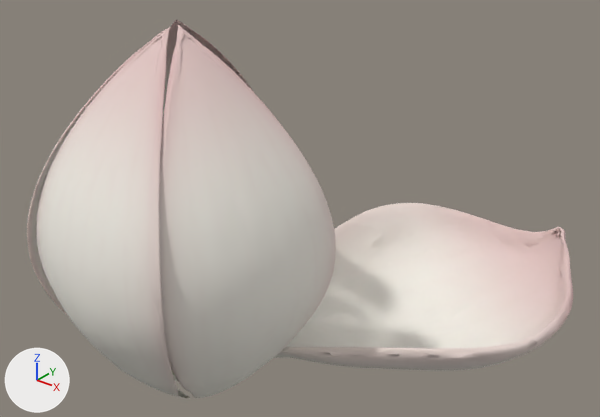
The glTF model public/models/soft-lotus-mobile.glb as it was, and as the next commit left it.
One viewpoint serves both versions: a 50 mm lens placed at (4.4, -4.08, 4.6), pointed at (0.52, 0.78, 1.59). Arrows for +X, +Y and +Z are at lower left; the lights stay in place. The older version comes first. Both versions are drawn at full value of the shape key 'Bloom' of 'Petal_contact'; the numbers are the values there. Vertices at exactly the same position are counted once.

The first picture shows 'Petal_about', 'Petal_contact', 'Petal_forme', 'Petal_perch', 'Petal_selvedge'.
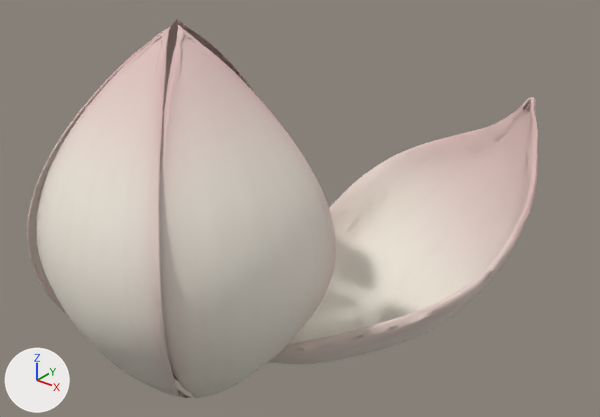
Location of each change, (x1, y1, x2, y2) in pixels of the pictures (600 x 417 px):
'Petal_contact', reshaped (9% narrower, 59% taller)
    before: (274, 203, 573, 371)
    after: (266, 97, 538, 364)

What the commit changed:
me_tripo_mesh_0f29fd1d_1e9b_454f_9338_ecf44b3d14f2_005 is used by ob_petal_contact; parent ob_soft_lotus_tripo; location (0.0, 0.0, 0.0).
me_tripo_mesh_0f29fd1d_1e9b_454f_9338_ecf44b3d14f2_005 had 2101 vertices, 4198 faces and spanned x 0.04..2.51, y 0.11..2.97, z 0.16..1.09.
me_tripo_mesh_0f29fd1d_1e9b_454f_9338_ecf44b3d14f2_005 now has 2101 vertices, 4198 faces and spans x 0.02..2.17, y 0.06..2.56, z 0.09..2.39.
me_tripo_mesh_0f29fd1d_1e9b_454f_9338_ecf44b3d14f2_005 part 1: 2101 of 2101 vertices moved; they spanned x 0.04..2.51, y 0.11..2.97, z 0.16..1.09 and now span x 0.02..2.17, y 0.06..2.56, z 0.09..2.39; mean shift (-0.18, -0.25, 0.4).
